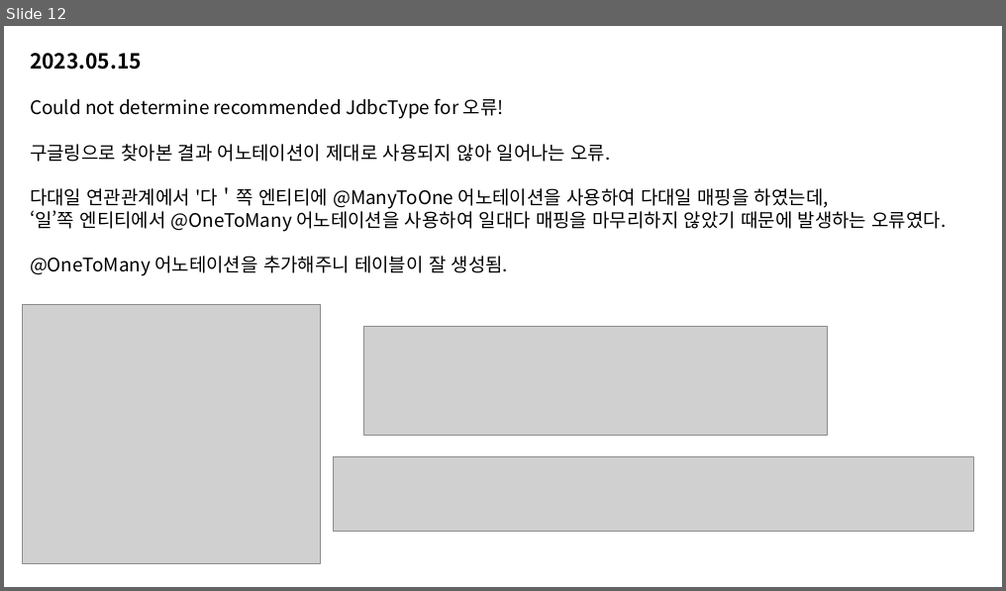
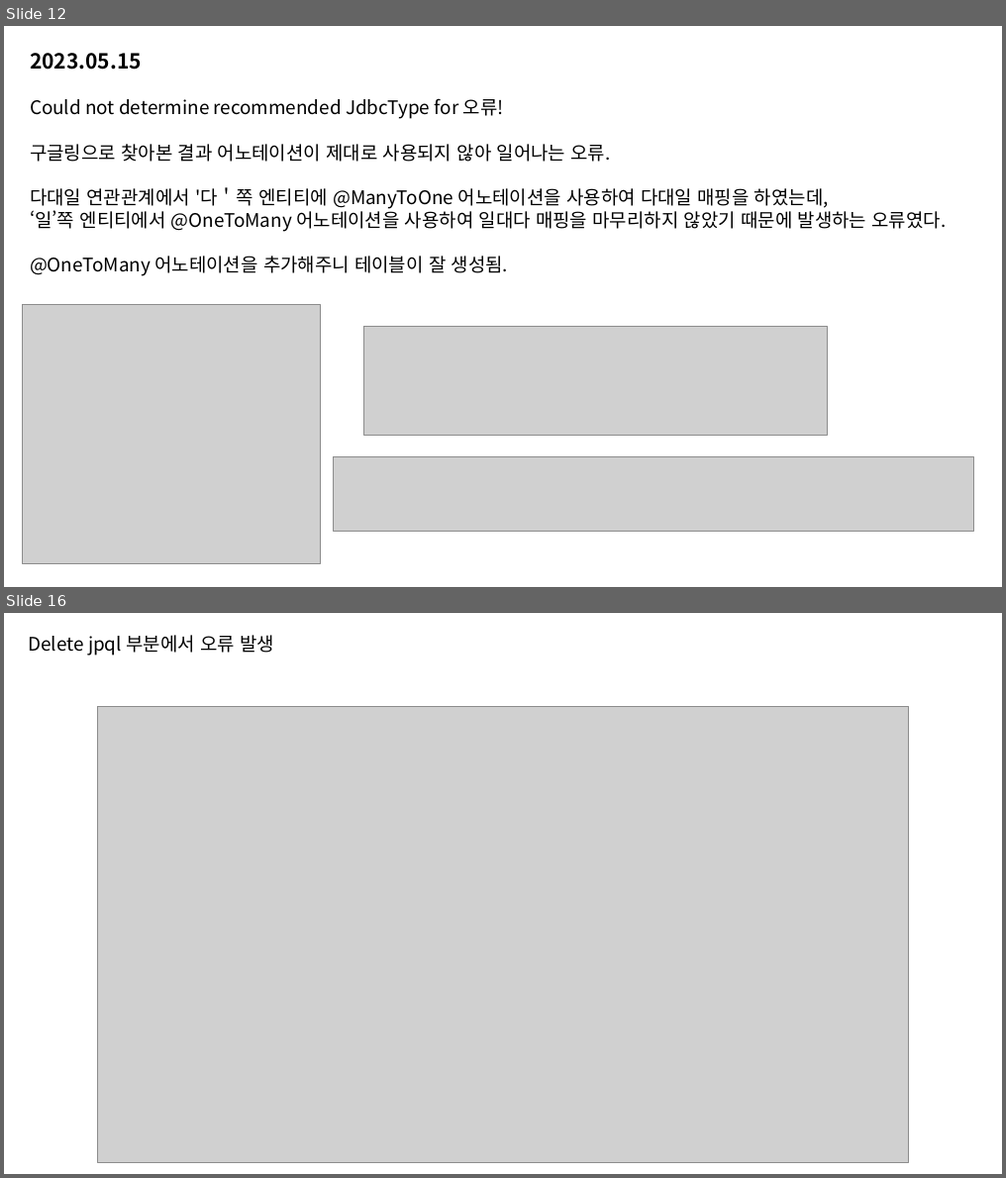
Before and after one commit to LvUpPlanner/LePl_Spring, a slide deck: CYJ/LePl 개발 일지.pptx. Shown one above the other, each under a label of ours: slide 12 before the commit, slides 12 and 16 after it; the slides between them are not shown. The pictures are 1006x591 and 1006x1178 pixels, drawn with LibreOffice and Linux fonts; fonts in the diff are those of the drawing; grey boxes stand for pictures. Boxes give left, top, right and bottom in pixels: in the first picture for what was removed or moved away, otherwise in the second. Text is boxed around its words. In the diff, an @@ line names an element or a change of style, - is before the commit and + after.

```diff
--- a/CYJ/LePl 개발 일지.pptx
+++ b/CYJ/LePl 개발 일지.pptx
@@ slide 16 added at bbox=[4, 613, 1002, 1174], background #FFFFFF @@
@@ text added at bbox=[28, 635, 274, 656], 18 pt, text #000000 @@
+Delete jpql 부분에서 오류 발생
@@ picture added at bbox=[98, 706, 909, 1162] @@
```
Also in this commit, not shown: 4 other slides added.
